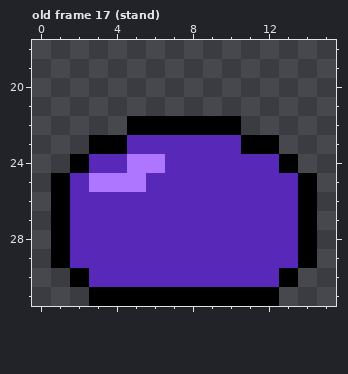
Edited in one commit: pixel-art file (sources/patate.aseprite). The picture above is the old version.
16x32 pixels, 20 frames. Shown: old frame 17 (stand): x 0..15, y 18..31. The commit also changed other frames, which this record leaves out.
After the commit:
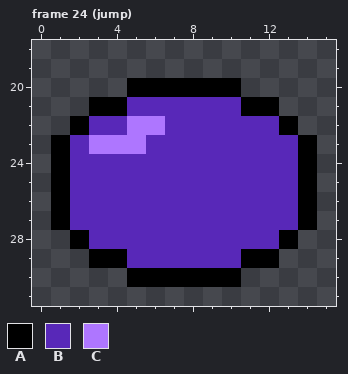
Palette (. is transparent): A #000000  B #5828b8  C #ae76ff
A new or re-ordered frame is compared with the old frame closest to it.
Changes in this commit:
frames 20 -> 24
Frame 24 (jump) is new; against old frame 17 (stand), layer "ball":
y 20: x 5..10 ...... -> AAAAAA
y 21: x 3..12 .......... -> AABBBBBBAA
y 22: x 2..13 ...AAAAAA... -> ABBCCBBBBBBA
y 23: x 1..5 ..AAB -> ABCCC; x 11..14 AA.. -> BBBA
y 24: x 1..2 .A -> AB; x 5..6 CC -> BB; x 13..14 A. -> BA
y 25: x 3..5 CCC -> BBB
y 28: x 1..2 AB -> .A; x 13..14 BA -> A.
y 29: x 1..4 ABBB -> ..AA; x 11..14 BBBA -> AA..
y 30: x 2..13 ABBBBBBBBBBA -> ...AAAAAA...
y 31: x 3..12 AAAAAAAAAA -> ..........
Where, in picture pixels (left, top, right, bottom), the same in both pictures:
changed: (51, 78, 317, 306)
